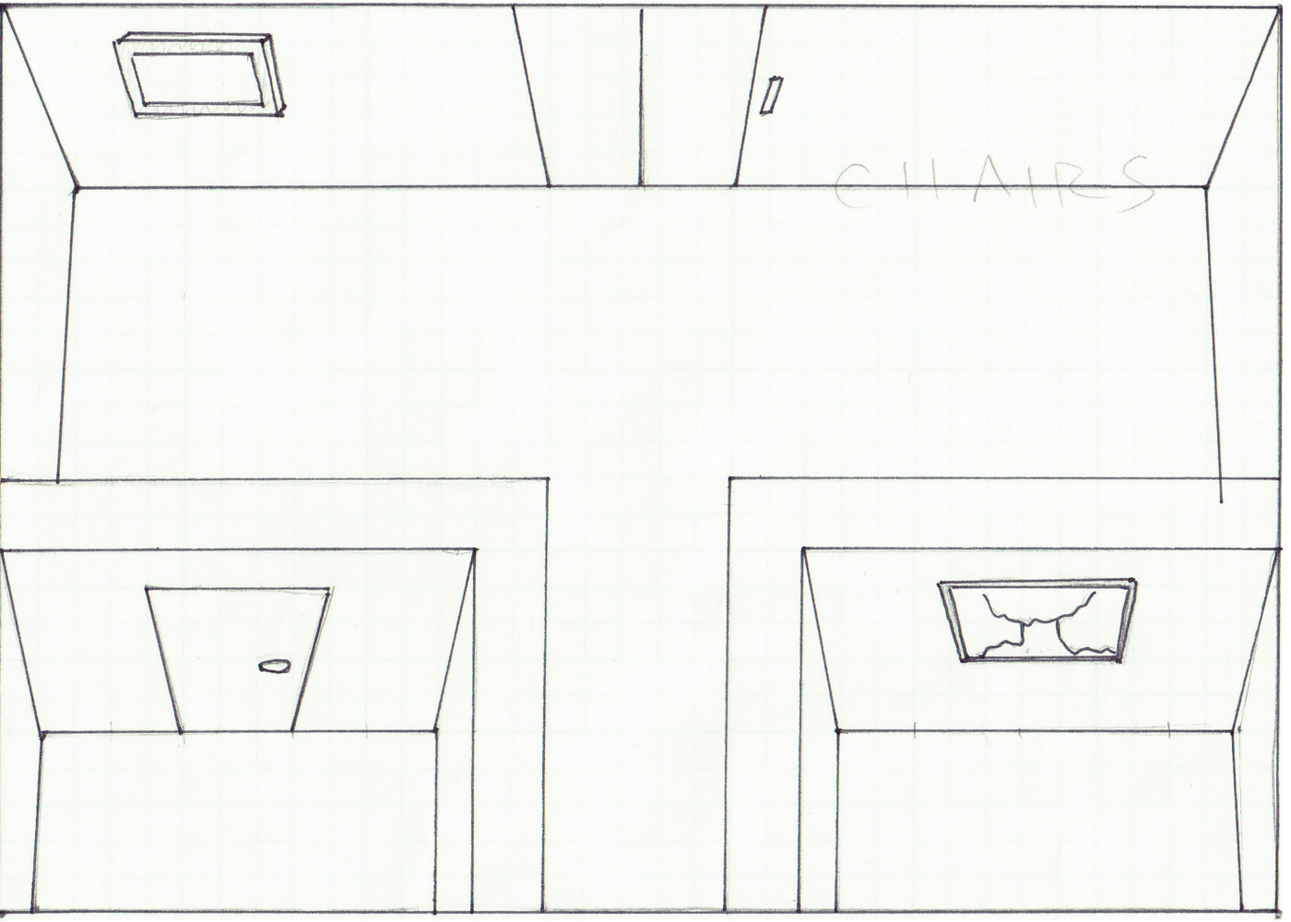
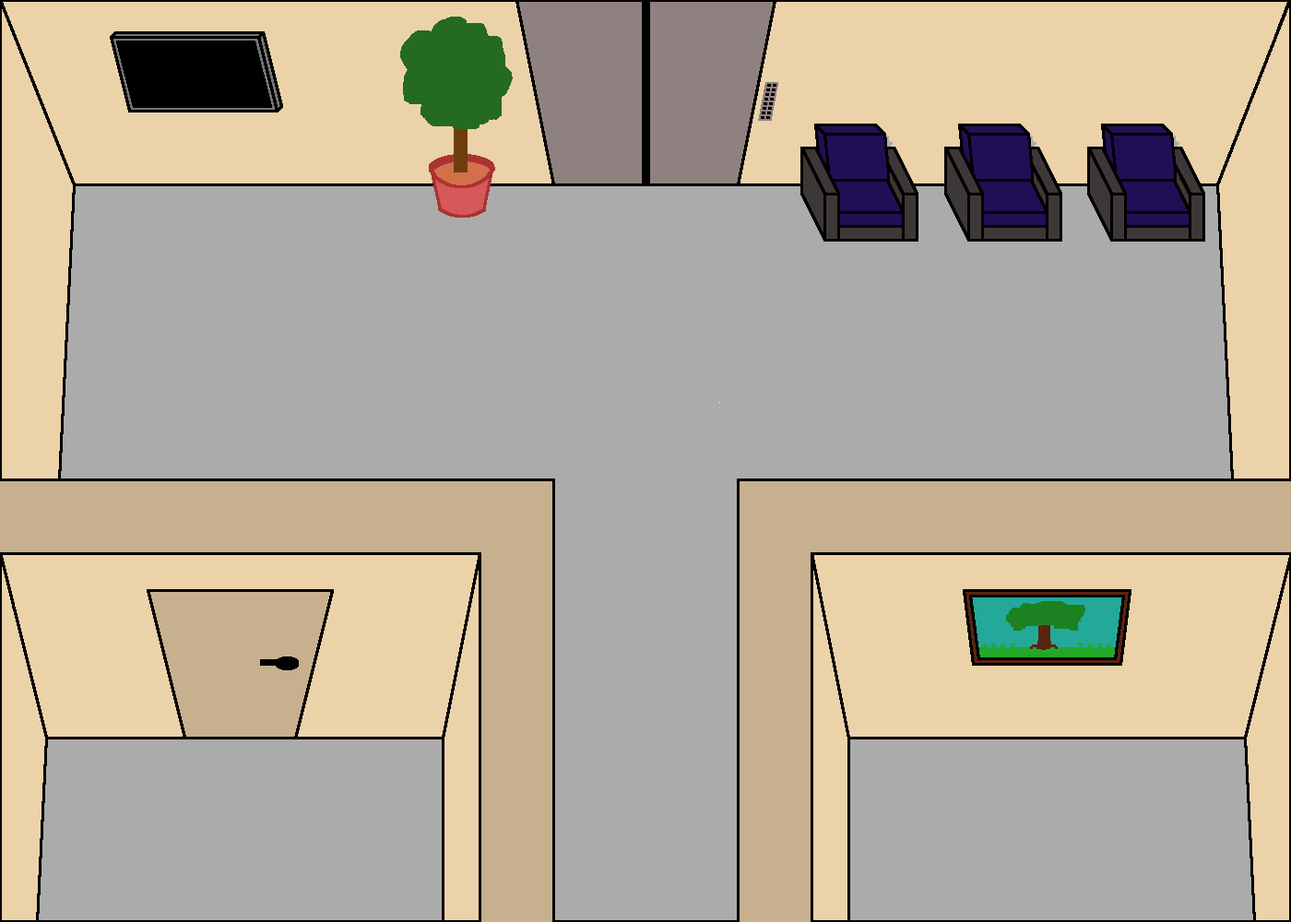
Comparing the layer stacks of the two 1291 x 922 images. Changes:
renamed "pixel art" to "scene3", painted on it over box(0, 478, 1291, 922)
added layer "furnishings" above "room outline" over box(109, 16, 1206, 590)
added layer "room outline" above "Pasted Layer" over box(0, 0, 1291, 922)
hid "Background" over box(0, 0, 1291, 922)
